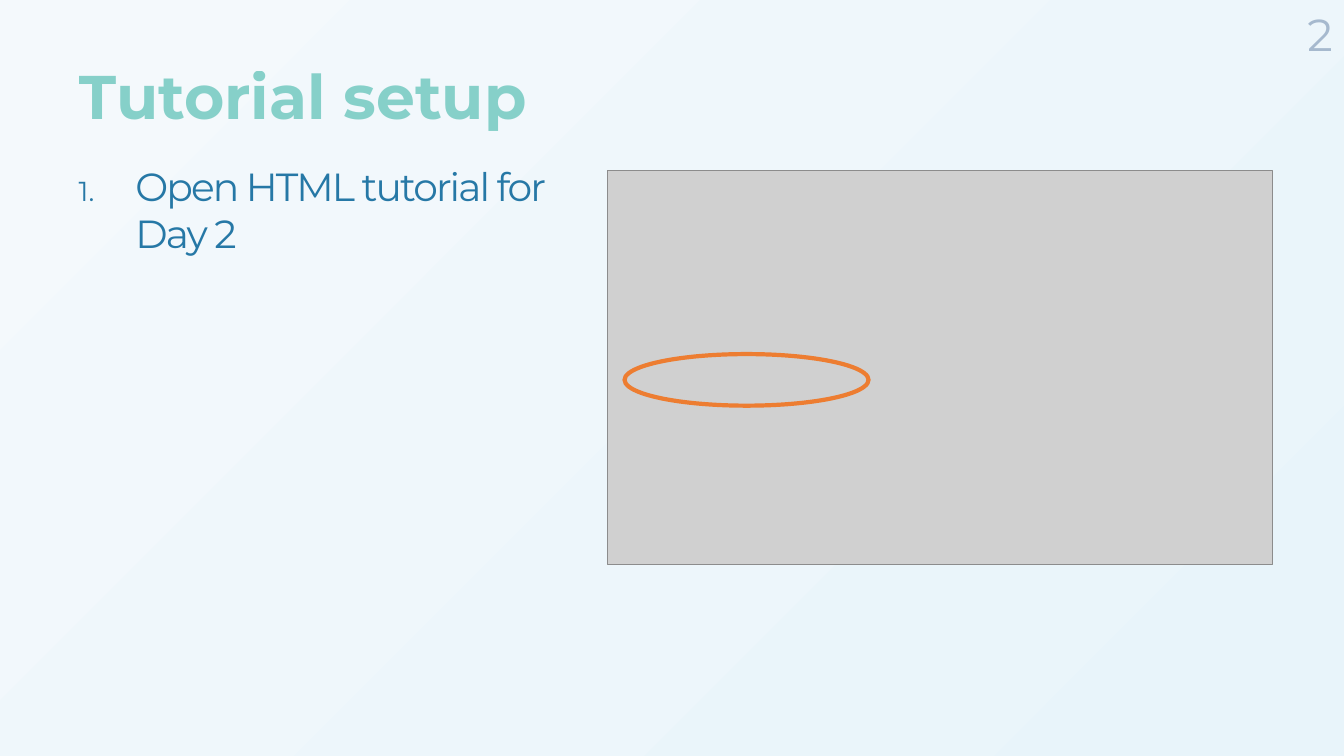
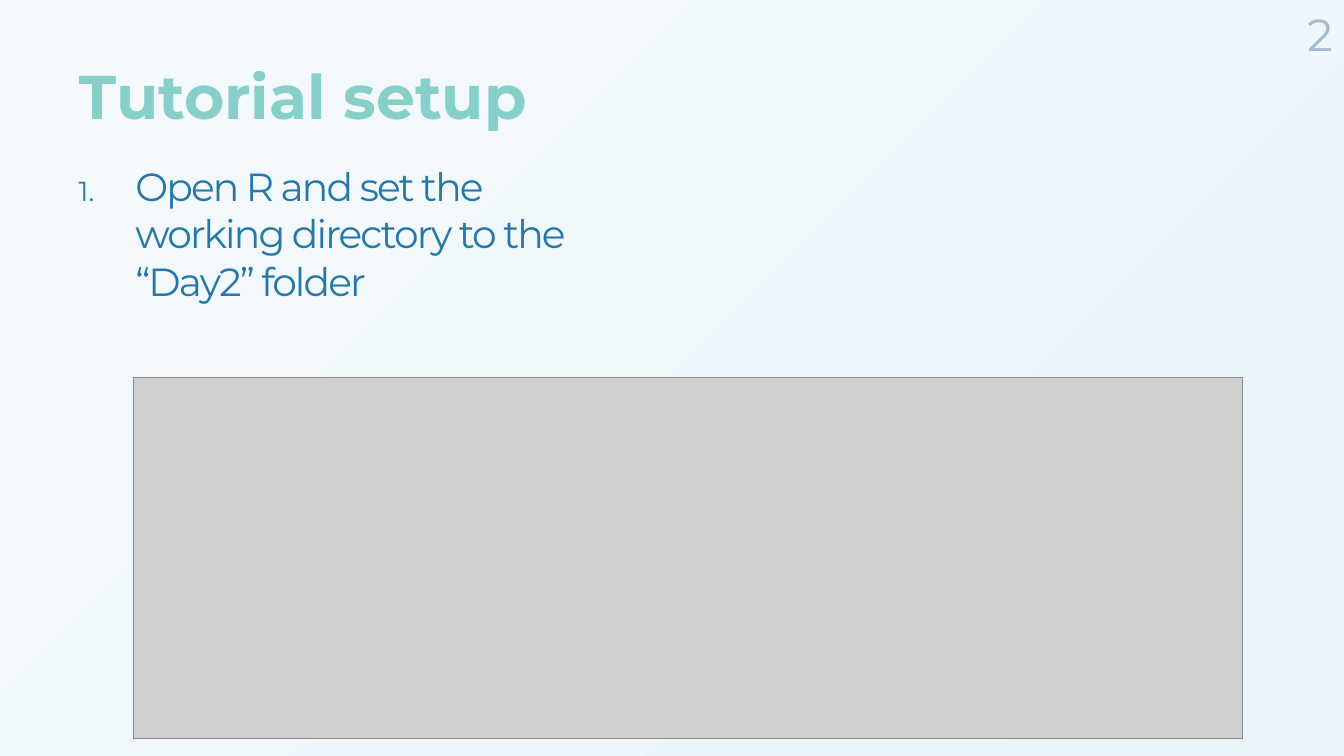
Before and after one commit to MarieAugerMethe/DFO_HMM_2022, a slide deck: slide 2 of Day2/HMM_Tutorial_Day2.pptx. Drawn at 1344x756 pixels with LibreOffice and Linux fonts; fonts in the diff are those of the drawing; grey boxes stand for pictures; background and template pictures are left out. Boxes give left, top, right and bottom in pixels: in the first picture for what was removed or moved away, otherwise in the second. Text is boxed around its words. In the diff, an @@ line names an element or a change of style, - is before the commit and + after.

Commit message:
complete image credits Day 1

```diff
--- a/Day2/HMM_Tutorial_Day2.pptx
+++ b/Day2/HMM_Tutorial_Day2.pptx
@@ text at <box>135,172,565,304</box>: text changed @@
-1. Open HTML tutorial for Day 2
+1. Open R and set the working directory to the “Day2” folder
@@ picture removed at <box>608,170,1273,565</box> @@
@@ ellipse removed at <box>625,354,869,405</box> @@
@@ picture added at <box>133,378,1243,739</box> @@
```
Also in this commit, not shown: 1 slide added.
